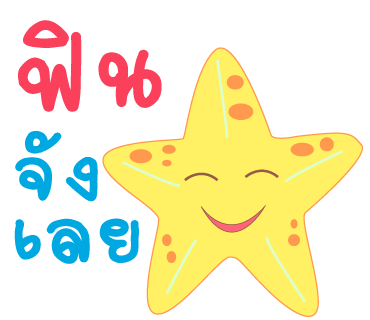
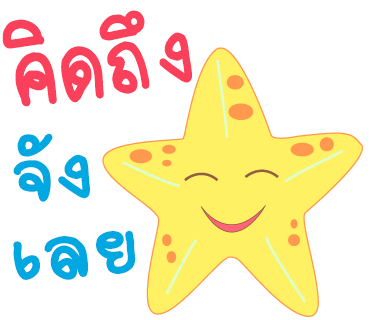
Layered file, before and after one edit (370 × 320). Changes by layer:
painted on "เลย" over (13, 218, 139, 280)
painted on "จัง" over (13, 131, 98, 202)
renamed "ฟิน" to "คิดถึง", painted on it over (2, 10, 192, 112)
